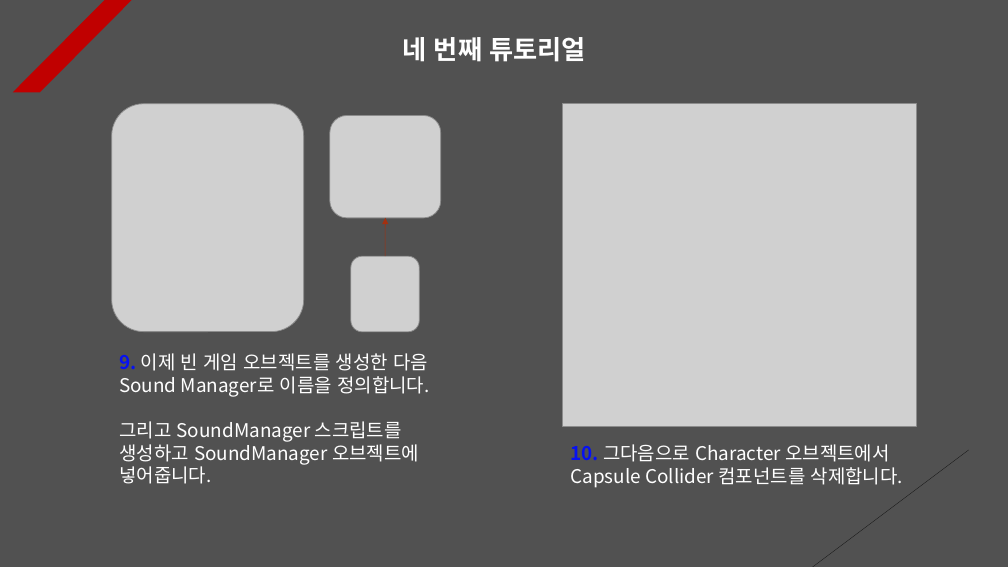
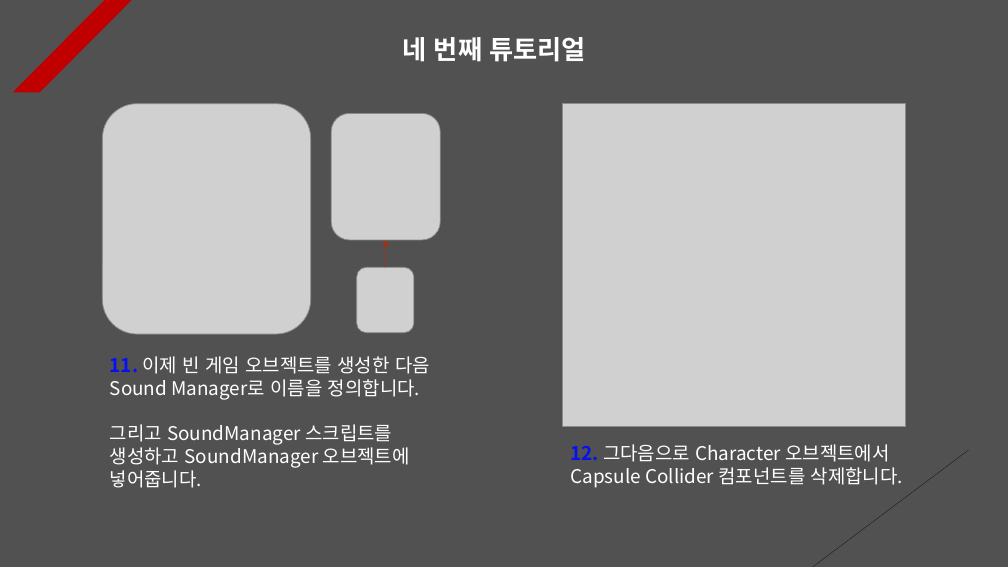
Before and after one commit to Unity2033/3D-UnityEngine, a slide deck: slide 5 of Assets/Class/Sound/PPT Data/Sound Example.pptx. Drawn at 1008x567 pixels with LibreOffice and Linux fonts; fonts in the diff are those of the drawing; grey boxes stand for pictures. Boxes give left, top, right and bottom in pixels: in the first picture for what was removed or moved away, otherwise in the second. Text is boxed around its words. In the diff, an @@ line names an element or a change of style, - is before the commit and + after.

```diff
--- a/Assets/Class/Sound/PPT Data/Sound Example.pptx
+++ b/Assets/Class/Sound/PPT Data/Sound Example.pptx
@@ picture resized from (x1=112, y1=104, x2=304, y2=331) to (x1=102, y1=104, x2=311, y2=334) @@
@@ picture resized from (x1=330, y1=116, x2=441, y2=218) to (x1=331, y1=113, x2=440, y2=240) @@
@@ picture resized from (x1=563, y1=104, x2=917, y2=426) to (x1=563, y1=104, x2=906, y2=426) @@
@@ picture resized from (x1=351, y1=256, x2=420, y2=332) to (x1=357, y1=268, x2=414, y2=333) @@
@@ arrow moved from (385, 256) - (386, 218) to (386, 268) - (386, 240) @@
@@ text "11. 이제 빈 게임 오브젝트를 ..." moved from (x1=119, y1=353, x2=429, y2=484) to (x1=110, y1=356, x2=430, y2=488) @@
@@ text at (x1=110, y1=356, x2=430, y2=400): text changed @@
-9. 이제 빈 게임 오브젝트를 생성한 다음 Sound Manager로 이름을 정의합니다.
+11. 이제 빈 게임 오브젝트를 생성한 다음 Sound Manager로 이름을 정의합니다.
@@ text at (x1=570, y1=444, x2=903, y2=488): text changed @@
-10. 그다음으로 Character 오브젝트에서 Capsule Collider 컴포넌트를 삭제합니다.
+12. 그다음으로 Character 오브젝트에서 Capsule Collider 컴포넌트를 삭제합니다.
```
Also in this commit, not shown: 8 other slides changed, 35 other files.
